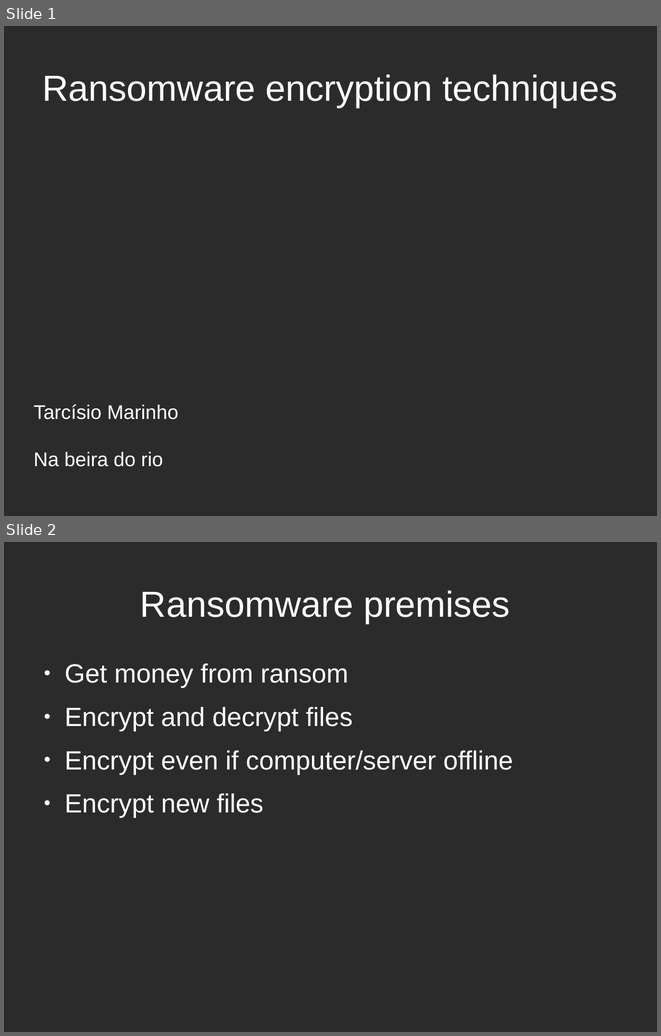
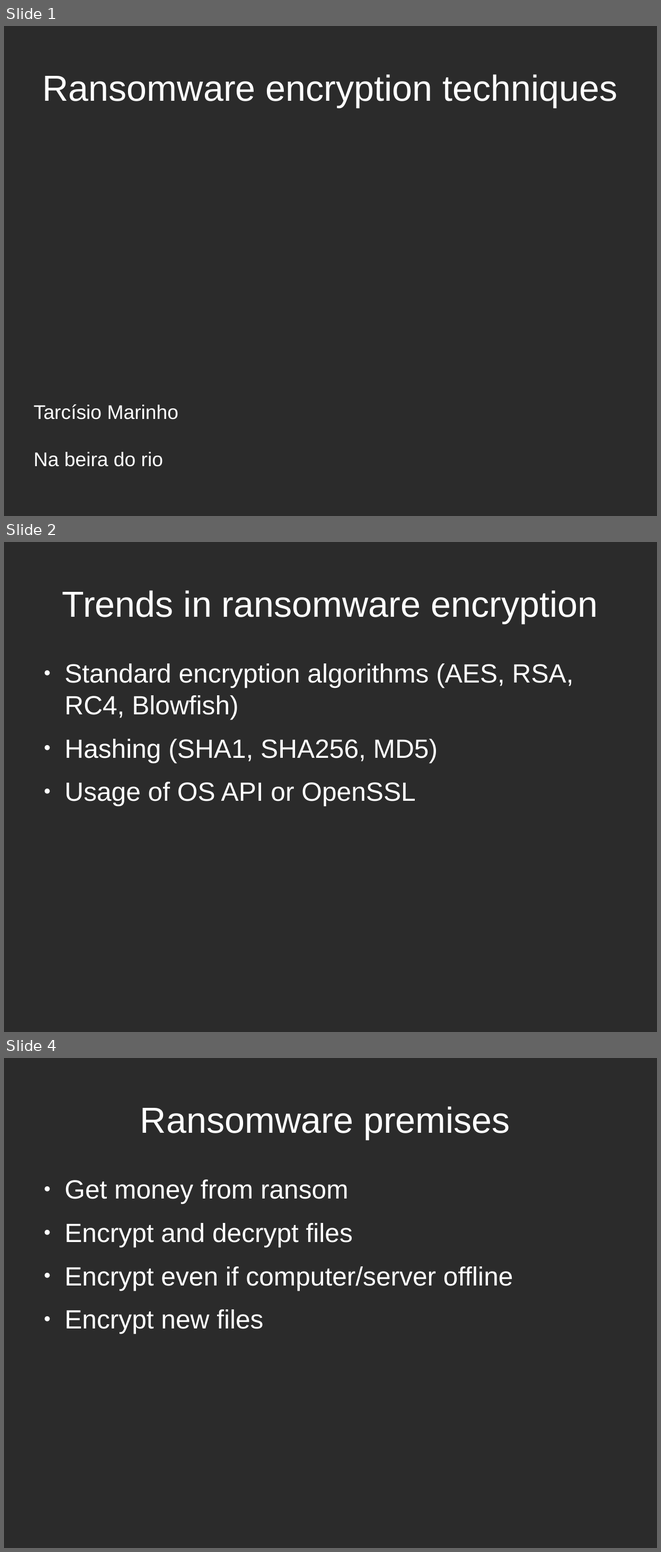
Before and after one commit to tarcisio-marinho/GonnaCry, a slide deck: Python/talk/na_beira_do_rio.odp. Shown one above the other, each under a label of ours: slides 1 and 2 before the commit, slides 1, 2 and 4 after it; the slides between them are not shown. The pictures are 661x1036 and 661x1552 pixels, drawn with LibreOffice and Linux fonts; fonts in the diff are those of the drawing; background and template pictures are left out; a plain dark background stands for a picture behind light text. Boxes give left, top, right and bottom in pixels: in the first picture for what was removed or moved away, otherwise in the second. Text is boxed around its words. In the diff, an @@ line names an element or a change of style, - is before the commit and + after.

```diff
--- a/Python/talk/na_beira_do_rio.odp
+++ b/Python/talk/na_beira_do_rio.odp
@@ slide 2 added at (x1=4, y1=542, x2=657, y2=1032), background picture (left out) @@
@@ title added at (x1=62, y1=590, x2=598, y2=623), 44 pt, text #FFFFFF @@
+Trends in ransomware encryption
@@ text added at (x1=64, y1=663, x2=574, y2=806), 32 pt, text #FFFFFF @@
+● Standard encryption algorithms (AES, RSA, RC4, Blowfish)
+● Hashing (SHA1, SHA256, MD5)
+● Usage of OS API or OpenSSL
@@ what was slide 2 is now slide 4 @@
```
Also in this commit, not shown: 1 slide changed, 3 other slides added.
